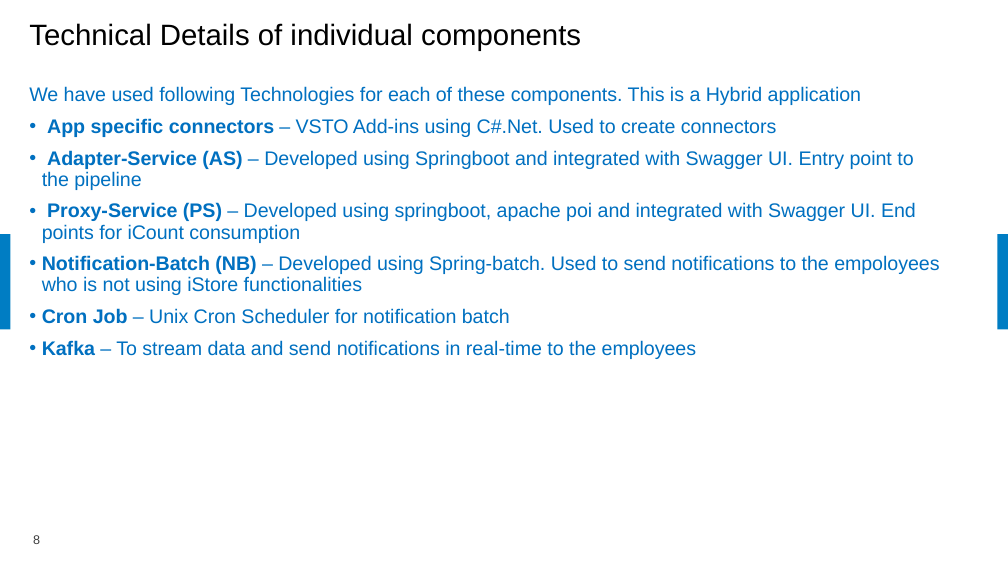
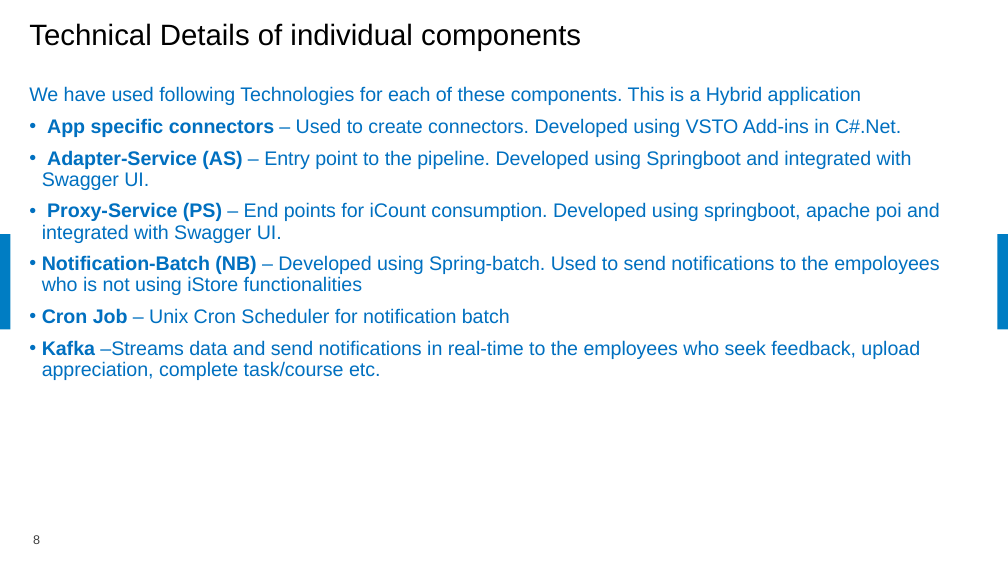
Before and after one commit to samratbasu2019/iSoreDesignArtifacts, a slide deck: slide 8 of iSolve-iCount-Hackathon_Solution.pptx. Drawn at 1008x567 pixels with LibreOffice and Linux fonts; fonts in the diff are those of the drawing; background and template pictures are left out. Boxes give left, top, right and bottom in pixels: in the first picture for what was removed or moved away, otherwise in the second. Text is boxed around its words. In the diff, an @@ line names an element or a change of style, - is before the commit and + after.

```diff
--- a/iSolve-iCount-Hackathon_Solution.pptx
+++ b/iSolve-iCount-Hackathon_Solution.pptx
@@ text at [42, 118, 940, 243]: text changed @@
-• App specific connectors – VSTO Add-ins using C#.Net. Used to create connectors
-• Adapter-Service (AS) – Developed using Springboot and integrated with Swagger UI. Entry point to the pipeline
-• Proxy-Service (PS) – Developed using springboot, apache poi and integrated with Swagger UI. End points for iCount consumption
+• App specific connectors – Used to create connectors. Developed using VSTO Add-ins in C#.Net.
+• Adapter-Service (AS) – Entry point to the pipeline. Developed using Springboot and integrated with Swagger UI.
+• Proxy-Service (PS) – End points for iCount consumption. Developed using springboot, apache poi and integrated with Swagger UI.
@@ text at [42, 340, 920, 380]: text changed @@
-• Kafka – To stream data and send notifications in real-time to the employees
+• Kafka –Streams data and send notifications in real-time to the employees who seek feedback, upload appreciation, complete task/course etc.
```
Also in this commit, not shown: 6 other slides changed, 2 slides added.
